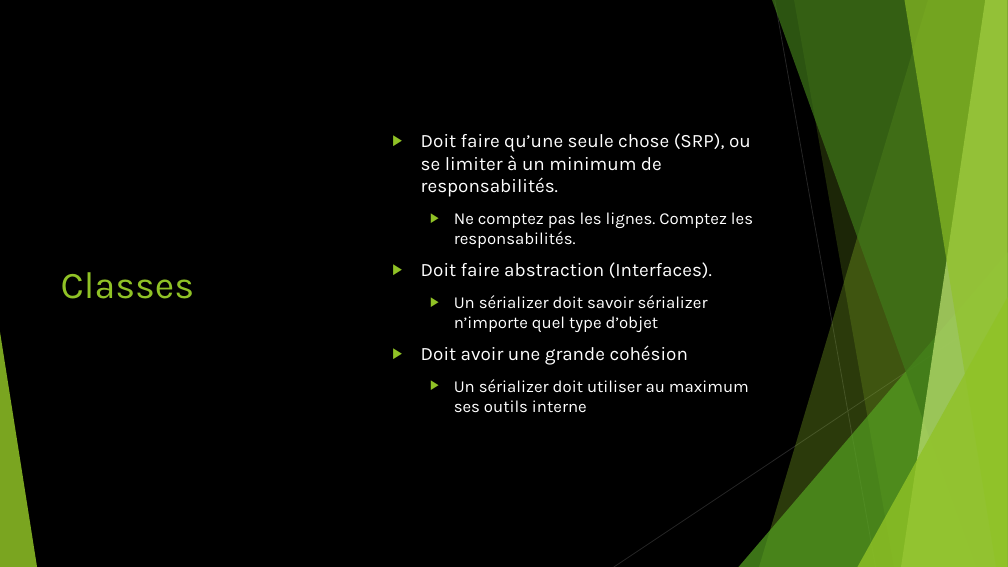
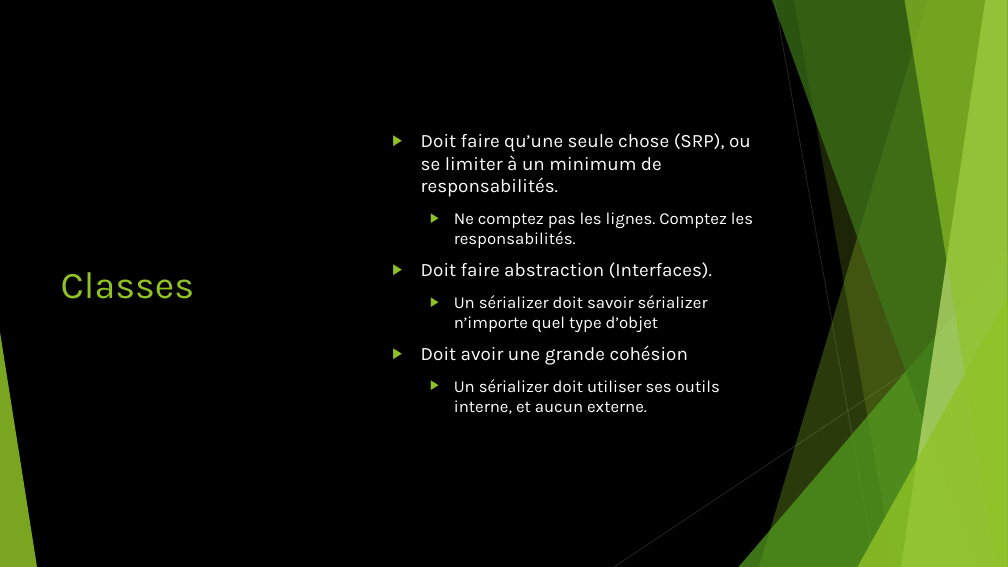
Before and after one commit to worming004/SimpleIsNotEasy, a slide deck: slide 26 of PPT/Easy != Simple.pptx. Drawn at 1008x567 pixels with LibreOffice and Linux fonts; fonts in the diff are those of the drawing. Boxes give left, top, right and bottom in pixels: in the first picture for what was removed or moved away, otherwise in the second. Text is boxed around its words. In the diff, an @@ line names an element or a change of style, - is before the commit and + after.

```diff
--- a/PPT/Easy != Simple.pptx
+++ b/PPT/Easy != Simple.pptx
@@ text at (454, 379, 720, 414): text changed @@
-  ▶ Un sérializer doit utiliser au maximum ses outils interne
+  ▶ Un sérializer doit utiliser ses outils interne, et aucun externe.
```
Also in this commit, not shown: 6 other slides changed, 1 slide removed.
